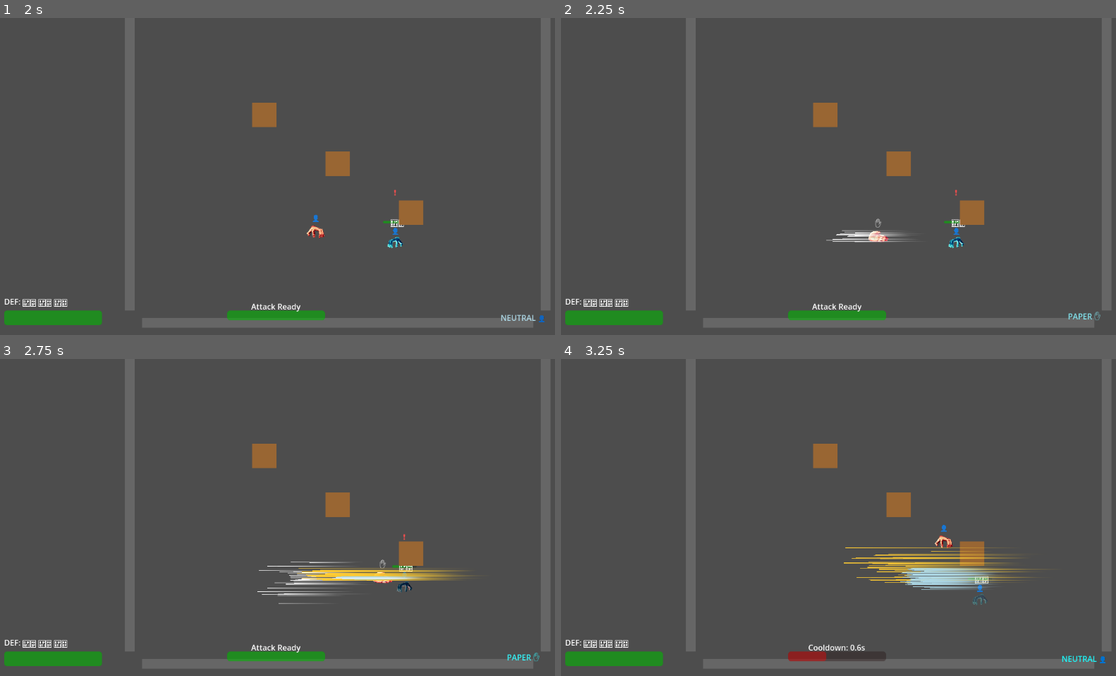
Above: before the commit, frames 1-4 (two rows, left to right).
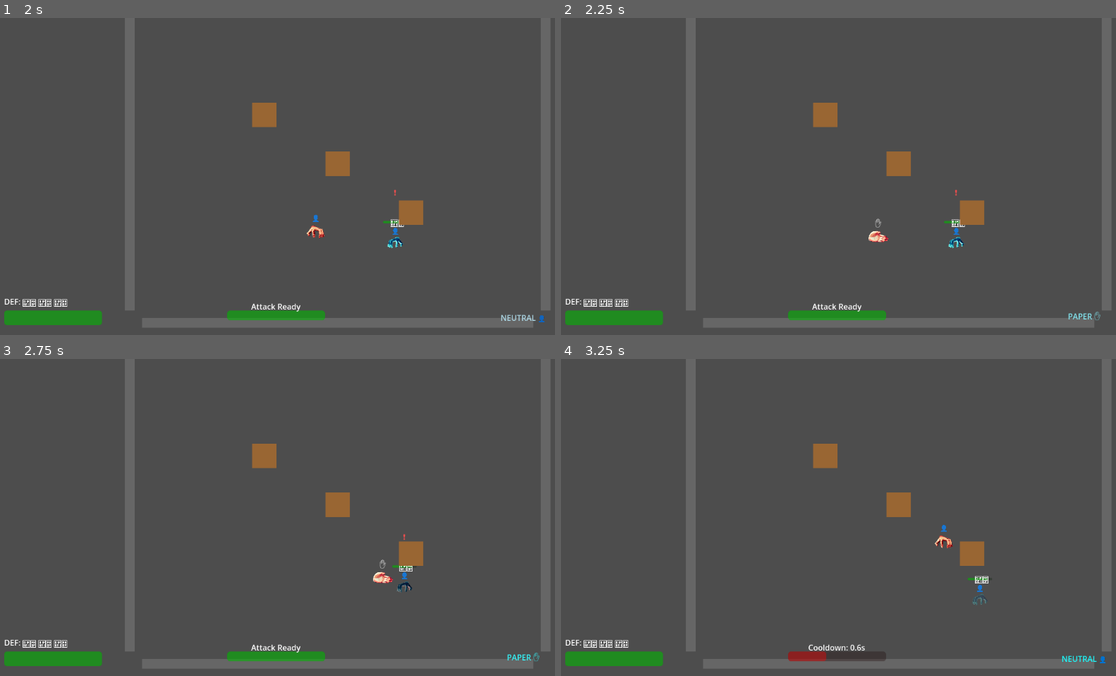
Above: after the commit, the same moments.

Repository: LouisZCode/rogue_hands_action_v1
Game: Godot game, scene res://scenes/main.tscn
Two runs of this game, one before a commit and one after it. Both use one fixed random seed, a clock stepped at 60 frames per second and the inputs below.
Inputs:
- Up to frame 1 (2 s): hold Right (move_right) 0.53-1.28 s; tap Space (attack) at 0.6, 1.35 s; hold Down (move_down) from 1.28 s (still down)
- Up to frame 2 (2.25 s): release Down (move_down) at 2.03 s; hold Right (move_right) from 2.03 s (still down); hold S (gesture_paper) from 2.03 s (still down)
- Up to frame 3 (2.75 s): keep holding Right (move_right); keep holding S (gesture_paper); tap Space (attack) at 2.3 s
- Up to frame 4 (3.25 s): release Right (move_right) at 2.78 s; release S (gesture_paper) at 2.78 s; hold Up (move_up) from 2.78 s (still down); tap A (gesture_rock) at 2.85 s; tap Space (attack) at 3.05 s

Frame 1 is identical in both runs. In frame 2, 0.3% of the frame differs, in the area x 47-63%, y 66-71%; in frame 3, 1.4%; in frame 4, 1.9%, in the area x 50-86%, y 59-73%.

Commit message:
disregard of a lot of particle effects

Diff:
--- a/Scripts/Enemy.gd
+++ b/Scripts/Enemy.gd
@@ -457,9 +457,13 @@
 			elif combat_result.damage > 0:
 				player_ref.take_damage(combat_result.damage)
 
-			# Handle enemy stun
+			# Handle enemy stun (parry success!)
 			if combat_result.enemy_stunned:
 				apply_stun()
+				# Create parry particle effect at enemy position
+				var game_manager = get_tree().get_first_node_in_group("game_manager")
+				if game_manager and game_manager.particle_manager:
+					game_manager.particle_manager.create_parry_effect(global_position)
 
 			# Add player to the list of already hit players
 			players_hit_this_dash.append(player_ref)
@@ -577,10 +581,14 @@
 	elif damage > 0:
 		take_damage(damage)
 
-	# Handle player stun
+	# Handle player stun (enemy successfully parried!)
 	if player_stunned:
 		if player_ref and player_ref.has_method("apply_stun"):
 			player_ref.apply_stun()
+			# Create parry particle effect at player position
+			var game_manager = get_tree().get_first_node_in_group("game_manager")
+			if game_manager and game_manager.particle_manager:
+				game_manager.particle_manager.create_parry_effect(player_ref.global_position)
 
 	print("Combat: Player ", Player.Stance.keys()[player_stance], " vs Enemy ", Stance.keys()[current_stance], " - Damage: ", damage, " - ", result)
 
@@ -592,10 +600,7 @@
 	current_health = max(0, current_health - amount)
 	update_health_bar()
 
-	# Create hit particle effect
-	var game_manager = get_tree().get_first_node_in_group("game_manager")
-	if game_manager and game_manager.particle_manager:
-		game_manager.particle_manager.create_hit_effect(global_position)
+	# Removed hit particles for cleaner gameplay
 
 	# Start immunity frames
 	is_immune = true
--- a/Scripts/GameManager.gd
+++ b/Scripts/GameManager.gd
@@ -51,17 +51,11 @@
 
 func _on_player_stance_changed(new_stance: Player.Stance):
 	update_stance_ui(new_stance)
-	# Create stance change particle effect
-	if particle_manager and player:
-		var stance_color = player.stance_colors[new_stance]
-		particle_manager.create_stance_change_effect(player.global_position, stance_color)
+	# Removed stance change particles for cleaner gameplay
 
 func _on_player_attack(attacker_stance: Player.Stance, attack_position: Vector2):
 	print("Player attacks with: ", Player.Stance.keys()[attacker_stance])
-	# Create attack particle effect
-	if particle_manager and player:
-		var attack_direction = (attack_position - player.global_position).normalized()
-		particle_manager.create_attack_effect(player.global_position, attack_direction)
+	# Removed attack particles for cleaner gameplay
 
 func _on_player_attack_cooldown_changed(current_cooldown: float, max_cooldown: float):
 	update_attack_cooldown_ui(current_cooldown, max_cooldown)
@@ -78,10 +72,7 @@
 
 func _on_enemy_attack(attacker_stance: Enemy.Stance, attack_position: Vector2):
 	print("Enemy attacks with: ", Enemy.Stance.keys()[attacker_stance])
-	# Create attack particle effect for enemy
-	if particle_manager and enemy:
-		var attack_direction = (attack_position - enemy.global_position).normalized()
-		particle_manager.create_attack_effect(enemy.global_position, attack_direction)
+	# Removed attack particles for cleaner gameplay
 
 func _on_player_defense_points_changed(current_defense: int, max_defense: int):
 	update_player_defense_points_ui(current_defense, max_defense)
--- a/Scripts/ParticleManager.gd
+++ b/Scripts/ParticleManager.gd
@@ -104,3 +104,30 @@
 	cleanup_timer.start()
 
 	print("Attack particles created at: ", pos, " in direction: ", direction)
+
+func create_parry_effect(pos: Vector2):
+	# Use gesture particles for parry with special blue/white color for tactical highlight
+	var particles = gesture_particles_scene.instantiate()
+	get_tree().current_scene.add_child(particles)
+	particles.global_position = pos
+
+	# Ensure we have a ParticleProcessMaterial
+	if not particles.process_material:
+		particles.process_material = ParticleProcessMaterial.new()
+
+	var material = particles.process_material as ParticleProcessMaterial
+	if material:
+		material.color = Color.CYAN  # Bright blue-white for parry success
+		material.spread = 180.0  # Wide spread for dramatic effect
+
+	particles.emitting = true
+
+	# Auto-cleanup
+	var cleanup_timer = Timer.new()
+	cleanup_timer.wait_time = particles.lifetime + 0.5
+	cleanup_timer.one_shot = true
+	cleanup_timer.timeout.connect(func(): particles.queue_free())
+	particles.add_child(cleanup_timer)
+	cleanup_timer.start()
+
+	print("Parry particles created at: ", pos)
--- a/Scripts/Player.gd
+++ b/Scripts/Player.gd
@@ -257,10 +257,7 @@
 	current_health = max(0, current_health - final_damage)
 	health_changed.emit(current_health)
 
-	# Create hit particle effect
-	var game_manager = get_tree().get_first_node_in_group("game_manager")
-	if game_manager and game_manager.particle_manager:
-		game_manager.particle_manager.create_hit_effect(global_position)
+	# Removed hit particles for cleaner gameplay
 
 	# Start immunity frames
 	is_immune = true
Not shown, added: CLAUDE.md
